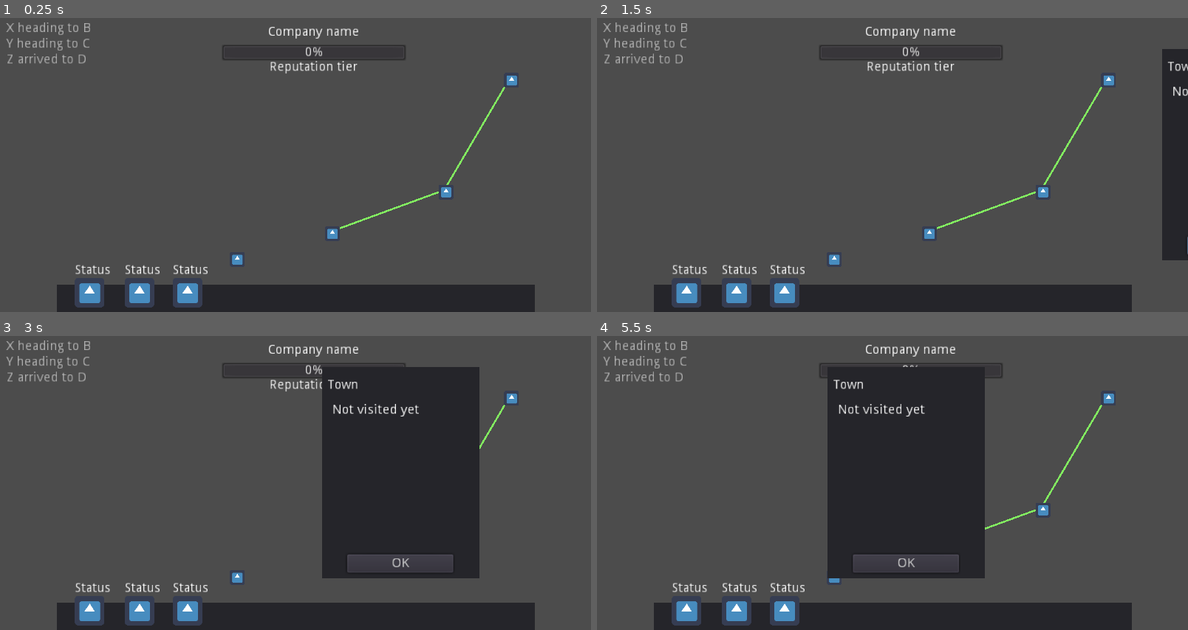
Above: before the commit, frames 1-4 (two rows, left to right).
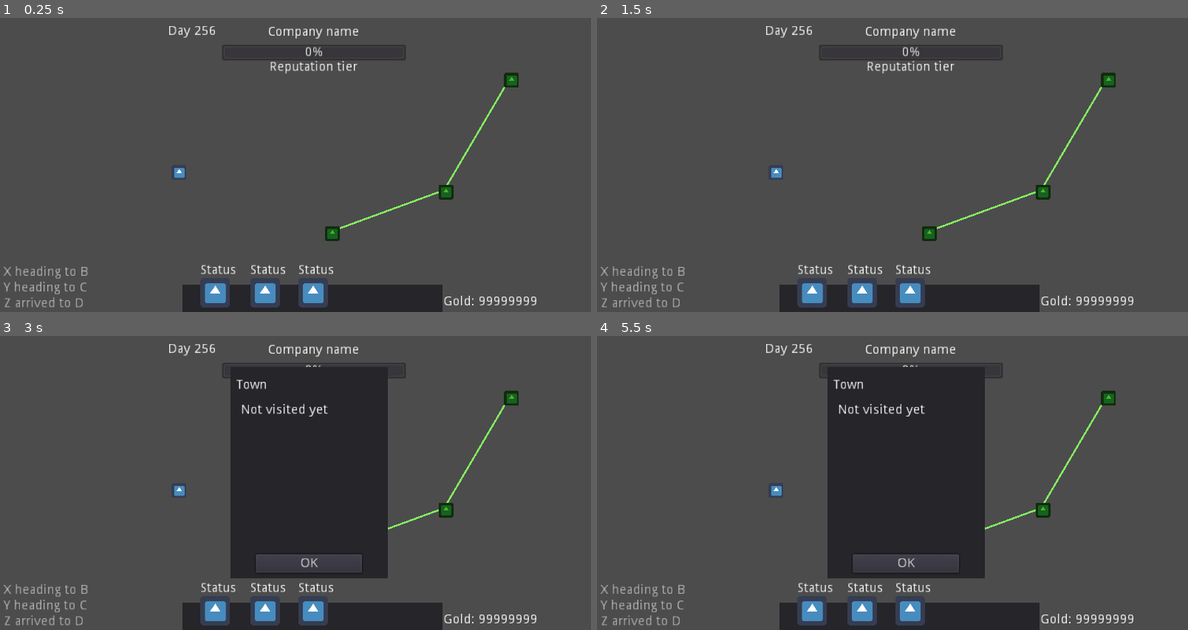
Above: after the commit, the same moments.

Repository: coderaurus/ludumdare-53
Game: Godot game, scene res://scenes/Main.tscn
Same seed, same stepped clock (60 frames per second), same inputs: the game is played once before the commit and once after it. The engine's default icon, where the game draws it, is replaced by a stand-in: a white triangle on a blue panel in a dark square.
Inputs (mouse positions are in pixels of both pictures, inside the frame that each line leads up to):
- Up to frame 1 (0.25 s): no input
- Up to frame 2 (1.5 s): click (927, 232) at 0.52 s; click "OK" at 1.25 s
- Up to frame 3 (3 s): click (88, 609) at 2.02 s; click (330, 550) at 2.77 s
- Up to frame 4 (5.5 s): click "OK" at 3.5 s; click (685, 609) at 4.27 s; click (927, 550) at 5.02 s

The runs differ from the first frame. In frame 1, 6.4% of the frame differs, in the area x 0-91%, y 1-100%; in frame 2, 9.5%; in frame 3, 27%; in frame 4, 6.2%.

Commit message:
Add functionality to unit window from clicking unit token on map Add gold and day labels

Diff:
--- a/project.godot
+++ b/project.godot
@@ -28,12 +28,24 @@
 "class": "Settlement_Button",
 "language": "GDScript",
 "path": "res://scripts/ui/Settlement_Button.gd"
+}, {
+"base": "Area2D",
+"class": "Unit",
+"language": "GDScript",
+"path": "res://scripts/map/Unit.gd"
+}, {
+"base": "Control",
+"class": "Unit_Button",
+"language": "GDScript",
+"path": "res://scripts/ui/Unit_Button.gd"
 } ]
 _global_script_class_icons={
 "Game": "",
 "Road": "",
 "Settlement": "",
-"Settlement_Button": ""
+"Settlement_Button": "",
+"Unit": "",
+"Unit_Button": ""
 }
 
 [application]
--- a/scenes/Main.tscn
+++ b/scenes/Main.tscn
@@ -8,6 +8,9 @@
 [ext_resource path="res://scripts/ui/Settlement_Button.gd" type="Script" id=6]
 [ext_resource path="res://scripts/map/Map.gd" type="Script" id=7]
 [ext_resource path="res://scripts/map/Road.gd" type="Script" id=8]
+[ext_resource path="res://scripts/ui/Unit_Button.gd" type="Script" id=9]
+[ext_resource path="res://scripts/map/Unit.gd" type="Script" id=10]
+[ext_resource path="res://scripts/ui/Unit_Window.gd" type="Script" id=11]
 
 [sub_resource type="CircleShape2D" id=1]
 radius = 8.06226
@@ -17,15 +20,87 @@
 
 [node name="Company" type="Node2D" parent="."]
 
-[node name="UI" type="Control" parent="Company"]
+[node name="Units" type="Node2D" parent="Company"]
+
+[node name="Unit" type="Area2D" parent="Company/Units"]
+position = Vector2( 192, 167 )
+script = ExtResource( 10 )
+portrait = ExtResource( 3 )
+
+[node name="CollisionShape2D" type="CollisionShape2D" parent="Company/Units/Unit"]
+shape = SubResource( 1 )
+
+[node name="Map" type="Node2D" parent="."]
+script = ExtResource( 7 )
+
+[node name="Roads" type="Node2D" parent="Map"]
+
+[node name="Road" type="Line2D" parent="Map/Roads"]
+width = 2.0
+default_color = Color( 0.509804, 0.929412, 0.376471, 1 )
+script = ExtResource( 8 )
+s_path_a = NodePath("../../Settlements/Settlement")
+s_path_b = NodePath("../../Settlements/Settlement2")
+
+[node name="Road2" type="Line2D" parent="Map/Roads"]
+width = 2.0
+default_color = Color( 0.509804, 0.929412, 0.376471, 1 )
+script = ExtResource( 8 )
+s_path_a = NodePath("../../Settlements/Settlement2")
+s_path_b = NodePath("../../Settlements/Settlement3")
+
+[node name="Settlements" type="Node2D" parent="Map"]
+
+[node name="Settlement" type="Area2D" parent="Map/Settlements"]
+position = Vector2( 358, 233 )
+script = ExtResource( 4 )
+contact_profile = ExtResource( 3 )
+
+[node name="CollisionShape2D" type="CollisionShape2D" parent="Map/Settlements/Settlement"]
+shape = SubResource( 1 )
+
+[node name="Settlement2" type="Area2D" parent="Map/Settlements"]
+position = Vector2( 481, 188 )
+script = ExtResource( 4 )
+settlement_name = "Town 2"
+
+[node name="CollisionShape2D" type="CollisionShape2D" parent="Map/Settlements/Settlement2"]
+shape = SubResource( 1 )
+
+[node name="Settlement3" type="Area2D" parent="Map/Settlements"]
+position = Vector2( 552, 67 )
+script = ExtResource( 4 )
+settlement_name = "Town 3"
+contact_name = "Johnette"
+
+[node name="CollisionShape2D" type="CollisionShape2D" parent="Map/Settlements/Settlement3"]
+shape = SubResource( 1 )
+
+[node name="UI" type="Control" parent="."]
+margin_right = 640.0
+margin_bottom = 319.0
+script = ExtResource( 1 )
+menu_visible = false
+
+[node name="Log" type="Label" parent="UI"]
+modulate = Color( 1, 1, 1, 0.588235 )
+margin_left = 4.0
+margin_top = 198.0
+margin_right = 164.0
+margin_bottom = 318.0
+text = "X heading to B
+Y heading to C
+Z arrived to D"
+valign = 2
+
+[node name="Company" type="Control" parent="UI"]
 anchor_left = 0.5
 anchor_right = 0.5
-margin_left = 320.0
 margin_top = 5.0
-margin_right = 360.0
+margin_right = 40.0
 margin_bottom = 45.0
 
-[node name="Title" type="Label" parent="Company/UI"]
+[node name="Title" type="Label" parent="UI/Company"]
 anchor_left = 0.5
 anchor_right = 0.5
 margin_left = -49.5
@@ -35,7 +110,7 @@
 text = "Company name"
 align = 1
 
-[node name="Reputation" type="ProgressBar" parent="Company/UI"]
+[node name="Reputation" type="ProgressBar" parent="UI/Company"]
 anchor_left = 0.5
 anchor_right = 0.5
 margin_left = -100.0
@@ -43,7 +118,7 @@
 margin_right = 100.0
 margin_bottom = 43.0
 
-[node name="Tier" type="Label" parent="Company/UI/Reputation"]
+[node name="Tier" type="Label" parent="UI/Company/Reputation"]
 anchor_left = 0.5
 anchor_right = 0.5
 margin_left = -100.0
@@ -53,80 +128,6 @@
 text = "Reputation tier"
 align = 1
 
-[node name="Units" type="Node2D" parent="Company"]
-
-[node name="Unit" type="Area2D" parent="Company/Units"]
-position = Vector2( 257, 263 )
-
-[node name="Sprite" type="Sprite" parent="Company/Units/Unit"]
-scale = Vector2( 0.25, 0.25 )
-texture = ExtResource( 3 )
-
-[node name="CollisionShape2D" type="CollisionShape2D" parent="Company/Units/Unit"]
-shape = SubResource( 1 )
-
-[node name="Map" type="Node2D" parent="."]
-script = ExtResource( 7 )
-
-[node name="Roads" type="Node2D" parent="Map"]
-
-[node name="Road" type="Line2D" parent="Map/Roads"]
-width = 2.0
-default_color = Color( 0.509804, 0.929412, 0.376471, 1 )
-script = ExtResource( 8 )
-s_path_a = NodePath("../../Settlements/Settlement")
-s_path_b = NodePath("../../Settlements/Settlement2")
-
-[node name="Road2" type="Line2D" parent="Map/Roads"]
-width = 2.0
-default_color = Color( 0.509804, 0.929412, 0.376471, 1 )
-script = ExtResource( 8 )
-s_path_a = NodePath("../../Settlements/Settlement2")
-s_path_b = NodePath("../../Settlements/Settlement3")
-
-[node name="Settlements" type="Node2D" parent="Map"]
-
-[node name="Settlement" type="Area2D" parent="Map/Settlements"]
-position = Vector2( 358, 233 )
-script = ExtResource( 4 )
-contact_profile = ExtResource( 3 )
-
-[node name="CollisionShape2D" type="CollisionShape2D" parent="Map/Settlements/Settlement"]
-shape = SubResource( 1 )
-
-[node name="Settlement2" type="Area2D" parent="Map/Settlements"]
-position = Vector2( 481, 188 )
-script = ExtResource( 4 )
-settlement_name = "Town 2"
-
-[node name="CollisionShape2D" type="CollisionShape2D" parent="Map/Settlements/Settlement2"]
-shape = SubResource( 1 )
-
-[node name="Settlement3" type="Area2D" parent="Map/Settlements"]
-position = Vector2( 552, 67 )
-script = ExtResource( 4 )
-settlement_name = "Town 3"
-contact_name = "Johnette"
-
-[node name="CollisionShape2D" type="CollisionShape2D" parent="Map/Settlements/Settlement3"]
-shape = SubResource( 1 )
-
-[node name="UI" type="Control" parent="."]
-margin_right = 640.0
-margin_bottom = 319.0
-script = ExtResource( 1 )
-menu_visible = false
-
-[node name="Log" type="Label" parent="UI"]
-modulate = Color( 1, 1, 1, 0.588235 )
-margin_left = 7.0
-margin_top = 6.0
-margin_right = 136.0
-margin_bottom = 146.0
-text = "X heading to B
-Y heading to C
-Z arrived to D"
-
 [node name="Settlements" type="Control" parent="UI"]
 margin_right = 40.0
 margin_bottom = 40.0
@@ -140,6 +141,7 @@
 s_path = NodePath("../../../Map/Settlements/Settlement")
 
 [node name="TextureButton" type="TextureButton" parent="UI/Settlements/Settlement 1"]
+modulate = Color( 0.305882, 0.698039, 0.160784, 1 )
 margin_right = 64.0
 margin_bottom = 64.0
 rect_scale = Vector2( 0.25, 0.25 )
@@ -155,6 +157,7 @@
 s_path = NodePath("../../../Map/Settlements/Settlement2")
 
 [node name="TextureButton" type="TextureButton" parent="UI/Settlements/Settlement 2"]
+modulate = Color( 0.305882, 0.698039, 0.160784, 1 )
 margin_right = 64.0
 margin_bottom = 64.0
 rect_scale = Vector2( 0.25, 0.25 )
@@ -170,8 +173,26 @@
 s_path = NodePath("../../../Map/Settlements/Settlement3")
 
 [node name="TextureButton" type="TextureButton" parent="UI/Settlements/Settlement 3"]
+modulate = Color( 0.305882, 0.698039, 0.160784, 1 )
 margin_right = 64.0
 margin_bottom = 64.0
+rect_scale = Vector2( 0.25, 0.25 )
+rect_pivot_offset = Vector2( -8, -8 )
+texture_normal = ExtResource( 3 )
+
+[node name="Units" type="Control" parent="UI"]
+margin_right = 40.0
+margin_bottom = 40.0
+
+[node name="Unit 1" type="Control" parent="UI/Units"]
+margin_right = 40.0
+margin_bottom = 40.0
+script = ExtResource( 9 )
+s_path = NodePath("../../../Company/Units/Unit")
+
+[node name="TextureButton" type="TextureButton" parent="UI/Units/Unit 1"]
+margin_right = 40.0
+margin_bottom = 40.0
 rect_scale = Vector2( 0.25, 0.25 )
 rect_pivot_offset = Vector2( -8, -8 )
 texture_normal = ExtResource( 3 )
@@ -390,9 +411,9 @@
 anchor_top = 1.0
 anchor_right = 0.5
 anchor_bottom = 1.0
-margin_left = 41.5
+margin_left = 178.0
 margin_top = 250.0
-margin_right = 558.5
+margin_right = 459.0
 margin_bottom = 290.0
 
 [node name="Unit" type="Control" parent="UI/Unit Selector/Window"]
@@ -511,6 +532,7 @@
 margin_top = 334.0
 margin_right = 427.0
 margin_bottom = 523.0
+script = ExtResource( 11 )
 
 [node name="Profile" type="TextureRect" parent="UI/Unit/Window"]
 margin_left = 10.0
@@ -551,10 +573,27 @@
 margin_bottom = 173.0
 text = "OK"
 
+[node name="Gold" type="Label" parent="UI"]
+margin_left = 480.0
+margin_top = 302.0
+margin_right = 582.0
+margin_bottom = 316.0
+text = "Gold: 99999999"
+
+[node name="Days" type="Label" parent="UI"]
+margin_left = 182.0
+margin_top = 9.0
+margin_right = 234.0
+margin_bottom = 23.0
+text = "Day 256"
+
+[connection signal="on_inspect" from="Company/Units/Unit" to="Company/Units/Unit" method="_on_inspect"]
 [connection signal="on_enter" from="Map/Settlements/Settlement" to="Map/Settlements/Settlement" method="_on_enter"]
 [connection signal="on_enter" from="Map/Settlements/Settlement2" to="Map/Settlements/Settlement2" method="_on_enter"]
 [connection signal="on_enter" from="Map/Settlements/Settlement3" to="Map/Settlements/Settlement3" method="_on_enter"]
 [connection signal="pressed" from="UI/Settlements/Settlement 1/TextureButton" to="UI/Settlements/Settlement 1" method="_open"]
 [connection signal="pressed" from="UI/Settlements/Settlement 2/TextureButton" to="UI/Settlements/Settlement 2" method="_open"]
 [connection signal="pressed" from="UI/Settlements/Settlement 3/TextureButton" to="UI/Settlements/Settlement 3" method="_open"]
+[connection signal="pressed" from="UI/Units/Unit 1/TextureButton" to="UI/Units/Unit 1" method="_on_inspect"]
 [connection signal="pressed" from="UI/Settlement/Window/Button" to="UI/Settlement/Window" method="_close"]
+[connection signal="pressed" from="UI/Unit/Window/OK Button" to="UI/Unit/Window" method="_close"]
--- /dev/null
+++ b/scripts/map/Unit.gd
@@ -0,0 +1,27 @@
+extends Area2D
+
+class_name Unit
+
+export var portrait : Resource
+export var unit_name = "Bob"
+export(int, "Ground", "Flying") var unit_type = 0
+export var unit_type_names = ["Ground", "Flying"]
+export var speed = 3
+export var defense = 2
+export var charsima = 1
+export(String, "Shun", "Questinoable", "Neutral", "Well Known", "Legendary") var reputation = 0
+export var reputation_names = ["Shun", "Questinoable", "Neutral", "Well Known", "Legendary"]
+
+signal on_inspect
+
+# Called when the node enters the scene tree for the first time.
+func _ready():
+	pass # Replace with function body.
+
+
+func _on_inspect():
+	print("Inspecting me, %s" % self)
+	System.game.UI.open_unit(self)
+# Called every frame. 'delta' is the elapsed time since the previous frame.
+#func _process(delta):
+#	pass
--- a/scripts/ui/Settlement Window.gd
+++ b/scripts/ui/Settlement Window.gd
@@ -19,7 +19,7 @@
 
 func open(settlement : Settlement, event = null):
 	var tween = get_tree().create_tween()
-	tween.tween_property(self, "rect_position", Vector2.LEFT * to_center, 0.2).as_relative()
+	tween.tween_property(self, "rect_position", Vector2.LEFT * to_center, 0.1).as_relative()
 
 	_set_fields(settlement)
 
@@ -37,4 +37,4 @@
 
 func _close():
 	var tween = get_tree().create_tween()
-	tween.tween_property(self, "rect_position", Vector2.RIGHT * to_center, 0.2).as_relative()
+	tween.tween_property(self, "rect_position", Vector2.RIGHT * to_center, 0.1).as_relative()
--- a/scripts/ui/Settlement_Button.gd
+++ b/scripts/ui/Settlement_Button.gd
@@ -18,8 +18,3 @@
 func _open():
 	print("Opening %s" % s_node)
 	s_node.emit_signal("on_enter")
-
-
-
-func _on_Icon_Button_pressed():
-	pass # Replace with function body.
--- a/scripts/ui/UIManager.gd
+++ b/scripts/ui/UIManager.gd
@@ -8,6 +8,7 @@
 onready var unit_window = $"Unit/Window"
 onready var log_panel = $Log
 onready var settlements = $Settlements
+onready var gold = $Gold
 
 func _ready():
 	_init_menu()
@@ -32,6 +33,8 @@
 func open_settlement(settlement, event = null):
 	settlement_window.open(settlement, event)
 
+func open_unit(unit):
+	unit_window.open(unit)
 
 func _toggle_sound():
 	var slider = $Menu/Settings/Sound/Slider
--- /dev/null
+++ b/scripts/ui/Unit_Button.gd
@@ -0,0 +1,15 @@
+extends Control
+
+class_name Unit_Button
+
+export var s_path : NodePath # settlement node
+onready var s_node = get_node(s_path)
+
+
+func _process(delta):
+	if rect_position != s_node.position:
+		rect_position = s_node.position
+
+
+func _on_inspect():
+	s_node.emit_signal("on_inspect")
--- /dev/null
+++ b/scripts/ui/Unit_Window.gd
@@ -0,0 +1,35 @@
+extends Panel
+
+
+# Declare member variables here. Examples:
+# var a = 2
+# var b = "text"
+onready var profile = $Profile
+onready var type =  $Type
+onready var unit_name = $Name
+onready var stats = $Stats
+
+# Called when the node enters the scene tree for the first time.
+func _ready():
+	pass # Replace with function body.
+
+func open(unit : Unit):
+	profile.texture = unit.portrait
+	type.text = unit.unit_type_names[unit.unit_type]
+	unit_name.text = unit.unit_name
+	stats.text = _get_unit_stats(unit)
+
+	var tween = get_tree().create_tween()
+	tween.tween_property(self, "rect_position", Vector2.UP * 220, 0.1).as_relative()
+
+func _close():
+	var tween = get_tree().create_tween()
+	tween.tween_property(self, "rect_position", Vector2.DOWN * 220, 0.1).as_relative()
+
+
+func _get_unit_stats(unit : Unit):
+	return "Reputation: %s\nSpeed: %s\nDefense: %s\nCharisma: %s\n" % \
+	[unit.reputation_names[unit.reputation], unit.speed, unit.defense, unit.charsima]
+# Called every frame. 'delta' is the elapsed time since the previous frame.
+#func _process(delta):
+#	pass
Not shown: 1 places in scenes/Main.tscn that only renumber resources
